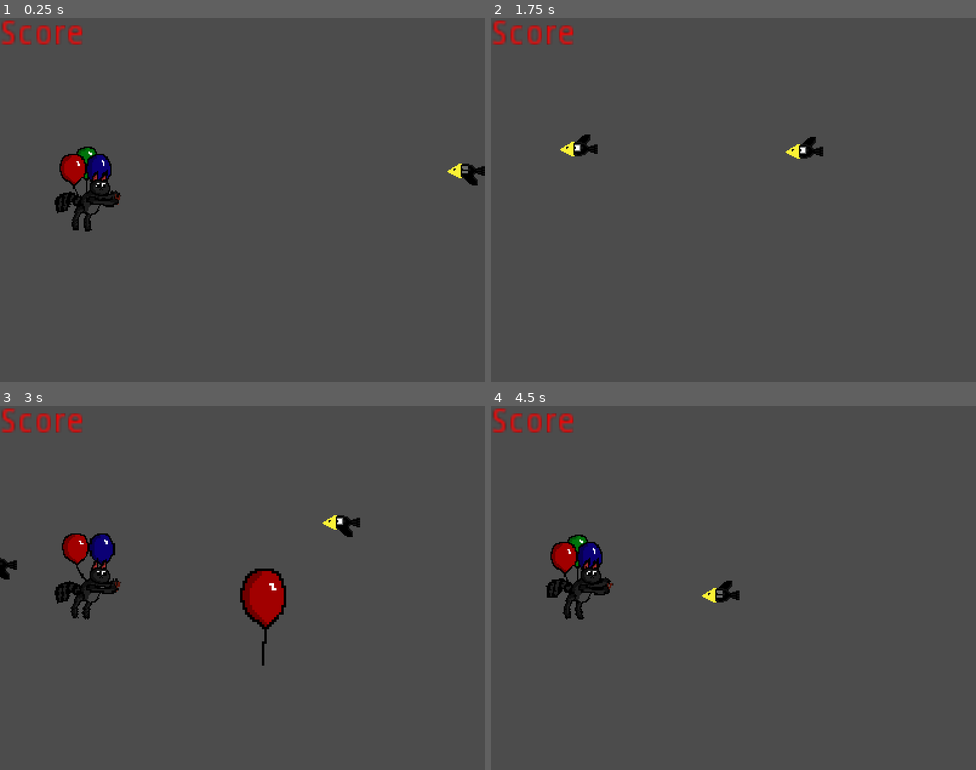
Above: before the commit, frames 1-4 (two rows, left to right).
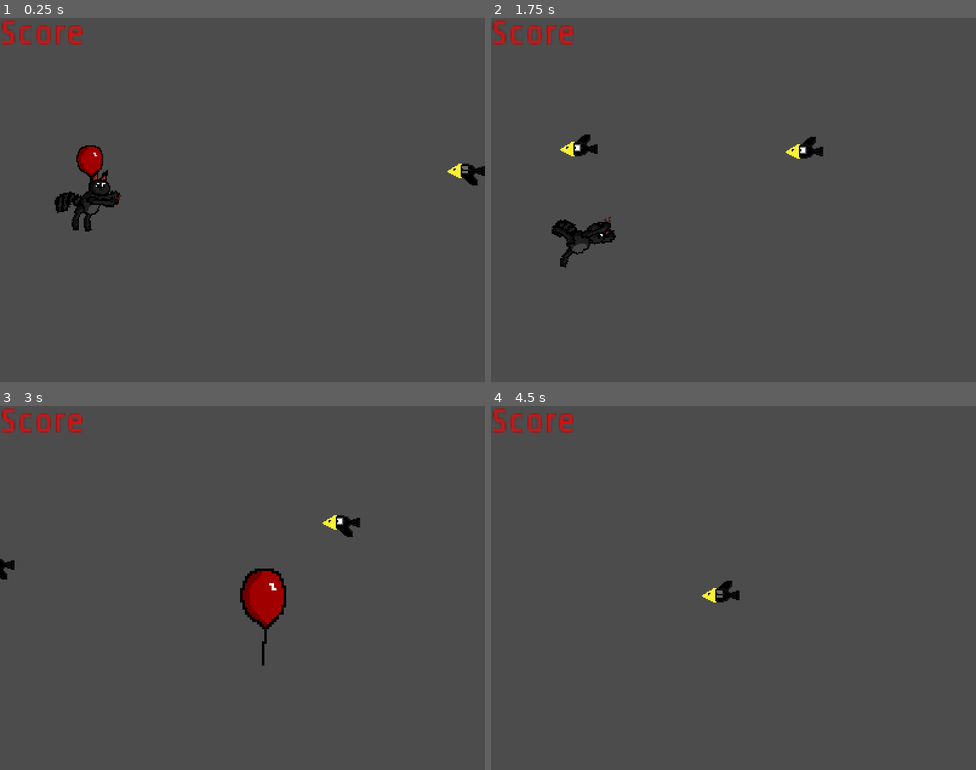
Above: after the commit, the same moments.

Repository: AldieNightStar/balloon_cat
Game: Godot game, scene res://Levels/Level01.tscn
Same seed, same stepped clock (60 frames per second), same inputs: the game is played once before the commit and once after it.
Inputs:
- Up to frame 1 (0.25 s): no input
- Up to frame 2 (1.75 s): no input
- Up to frame 3 (3 s): no input
- Up to frame 4 (4.5 s): no input

The runs differ from the first frame. In frame 1, 0.8% of the frame differs, in the area x 12-23%, y 35-49%; in frame 2, 0.7%; in frame 3, 1.7%; in frame 4, 1.7%, in the area x 11-26%, y 35-59%.

Commit message:
Fix Animation + Some small fixes about Cat fall when Bonus Balloon picked

Diff:
--- a/Objects/Cat.tscn
+++ b/Objects/Cat.tscn
@@ -94,10 +94,11 @@
 	catAnimation.play(\"Dead\")
 
 func add_health(n):
-	hp += n
-	if hp > max_hp:
-		hp = max_hp
-	_set_balloons(hp)
+	if !dead:
+		hp += n
+		if hp > max_hp:
+			hp = max_hp
+		_set_balloons(hp)
 
 func destruct():
 	emit_signal(\"died\")
@@ -299,6 +300,30 @@
 "update": 0,
 "values": [ 74.9999, 135.0, 15.0, -30.0 ]
 }
+tracks/12/type = "value"
+tracks/12/path = NodePath("leg2:position")
+tracks/12/interp = 1
+tracks/12/loop_wrap = true
+tracks/12/imported = false
+tracks/12/enabled = true
+tracks/12/keys = {
+"times": PoolRealArray( 0, 0.2, 0.5 ),
+"transitions": PoolRealArray( 1, 1, 1 ),
+"update": 0,
+"values": [ Vector2( 3.23368, -10.3807 ), Vector2( 2.62325, -9.01335 ), Vector2( 6.28582, -11.8457 ) ]
+}
+tracks/13/type = "value"
+tracks/13/path = NodePath("leg2:rotation_degrees")
+tracks/13/interp = 1
+tracks/13/loop_wrap = true
+tracks/13/imported = false
+tracks/13/enabled = true
+tracks/13/keys = {
+"times": PoolRealArray( 0, 0.2, 0.5 ),
+"transitions": PoolRealArray( 1, 1, 1 ),
+"update": 0,
+"values": [ 30.0, 15.0, -44.9999 ]
+}
 
 [sub_resource type="Animation" id=4]
 length = 0.4
@@ -699,12 +724,14 @@
 scale = Vector2( 1.17858, 1.05904 )
 
 [node name="hvist" type="Sprite" parent="g"]
+position = Vector2( -13.1503, -22.9923 )
+rotation = 1.309
 scale = Vector2( 1.50701, 1.29343 )
 texture = ExtResource( 5 )
 
 [node name="leg2" type="Sprite" parent="g"]
 position = Vector2( 3.23368, -10.3807 )
-rotation = 0.261799
+rotation = 0.523599
 scale = Vector2( 1.17404, 1.03883 )
 texture = ExtResource( 3 )
 
@@ -720,14 +747,13 @@
 texture = ExtResource( 1 )
 
 [node name="leg" type="Sprite" parent="g"]
-position = Vector2( -5.6195, -10.9016 )
-rotation = 0.436332
+position = Vector2( -6.39077, -11.0118 )
+rotation = 0.523599
 scale = Vector2( 1.17404, 1.03883 )
 texture = ExtResource( 3 )
 
 [node name="hand" type="Sprite" parent="g"]
-position = Vector2( 14.0866, -23.5378 )
-rotation = 0.0523599
+position = Vector2( 13.5357, -24.0887 )
 scale = Vector2( 1.33606, 1.36727 )
 texture = ExtResource( 4 )
 
@@ -738,8 +764,7 @@
 z_index = -1
 
 [node name="hand2" type="Sprite" parent="g"]
-position = Vector2( 14.7214, -27.8098 )
-rotation = -0.261799
+position = Vector2( 14.6361, -28.5771 )
 scale = Vector2( 1.33606, 1.36727 )
 z_index = -2
 texture = ExtResource( 4 )
--- a/Objects/LevelHolder.tscn
+++ b/Objects/LevelHolder.tscn
@@ -94,6 +94,7 @@
 script = SubResource( 1 )
 speed = 3
 _start_automatically = true
+_cat_hp = 1
 
 [node name="CanvasLayer" type="CanvasLayer" parent="."]
 
